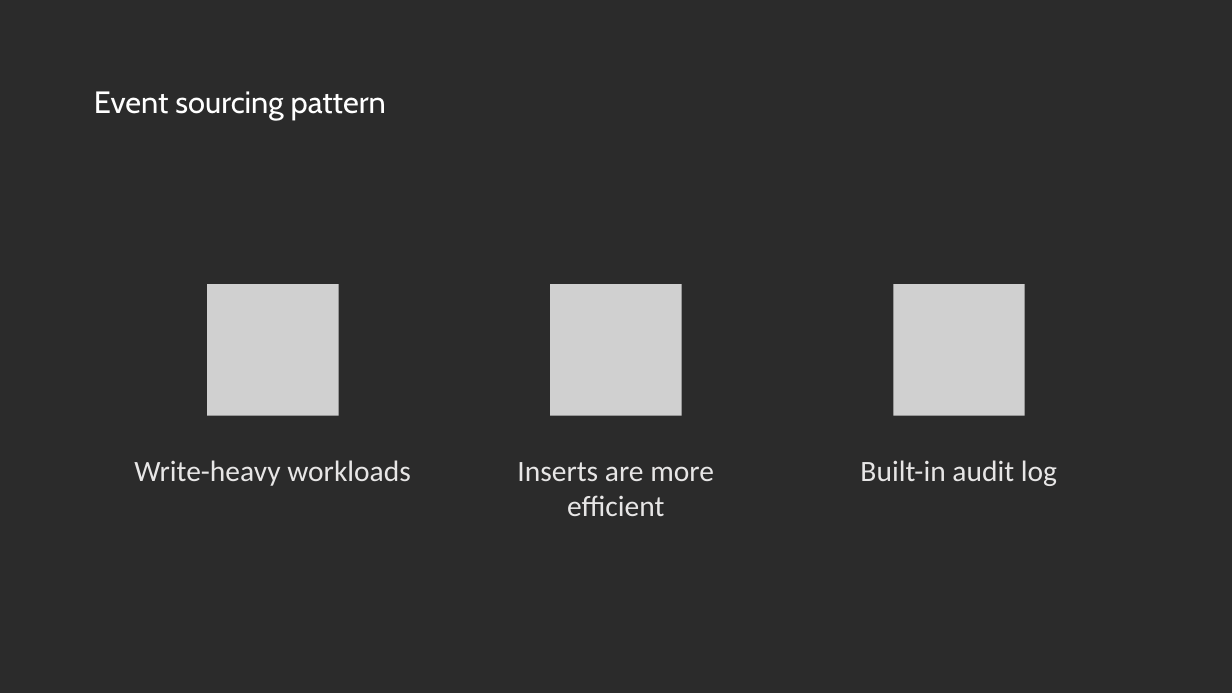
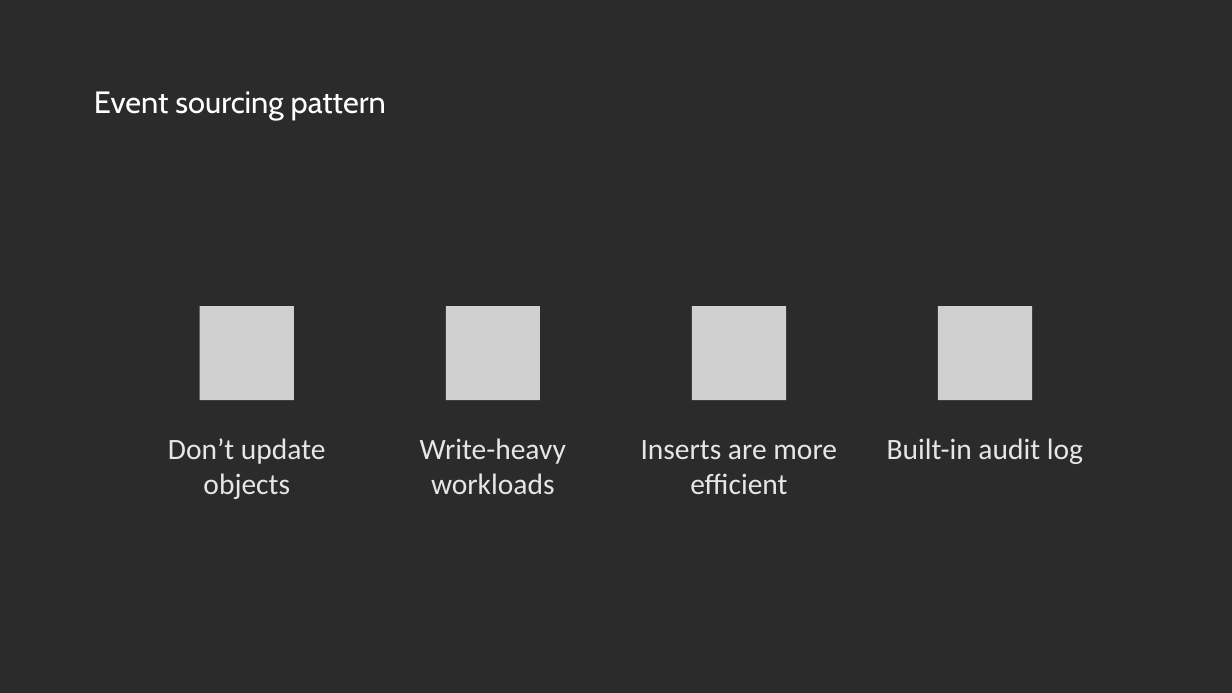
Before and after one commit to EldertGrootenboer/Implementing-an-Event-Sourcing-strategy-on-Azure, a slide deck: slide 6 of Implementing an Event Sourcing strategy on Azure.pptx. Drawn at 1232x693 pixels with LibreOffice and Linux fonts; fonts in the diff are those of the drawing; grey boxes stand for pictures; background and template pictures are left out; a plain dark background stands for a picture behind light text. Boxes give left, top, right and bottom in pixels: in the first picture for what was removed or moved away, otherwise in the second. Text is boxed around its words. In the diff, an @@ line names an element or a change of style, - is before the commit and + after.

Commit message:
Updated slides

```diff
--- a/Implementing an Event Sourcing strategy on Azure.pptx
+++ b/Implementing an Event Sourcing strategy on Azure.pptx
@@ picture removed at <box>207,285,338,416</box> @@
@@ picture removed at <box>551,285,682,416</box> @@
@@ picture: place and size @@
-picture at <box>894,285,1025,416</box>
+picture at <box>692,306,787,400</box>
@@ group added at <box>168,306,1032,499</box>: 3 pictures, 1 text @@
+Don’t update objects
@@ text "Write-heavy workloads" rewrapped from <box>134,460,411,486</box> to <box>420,438,566,494</box> @@
@@ text "Inserts are more efficient": place and size @@
-text "Inserts are more efficient" at <box>517,462,714,516</box>
+text "Inserts are more efficient" at <box>641,440,837,494</box>
@@ text "Built-in audit log": place and size @@
-text "Built-in audit log" at <box>860,460,1057,486</box>
+text "Built-in audit log" at <box>887,438,1083,464</box>
```
Also in this commit, not shown: 1 other slide changed.
